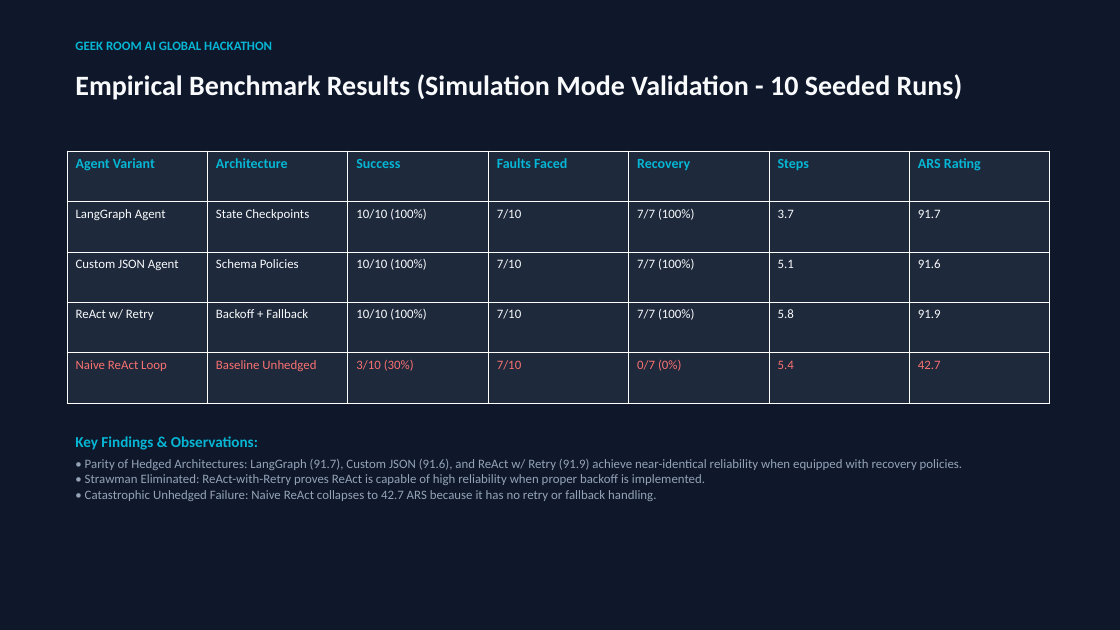
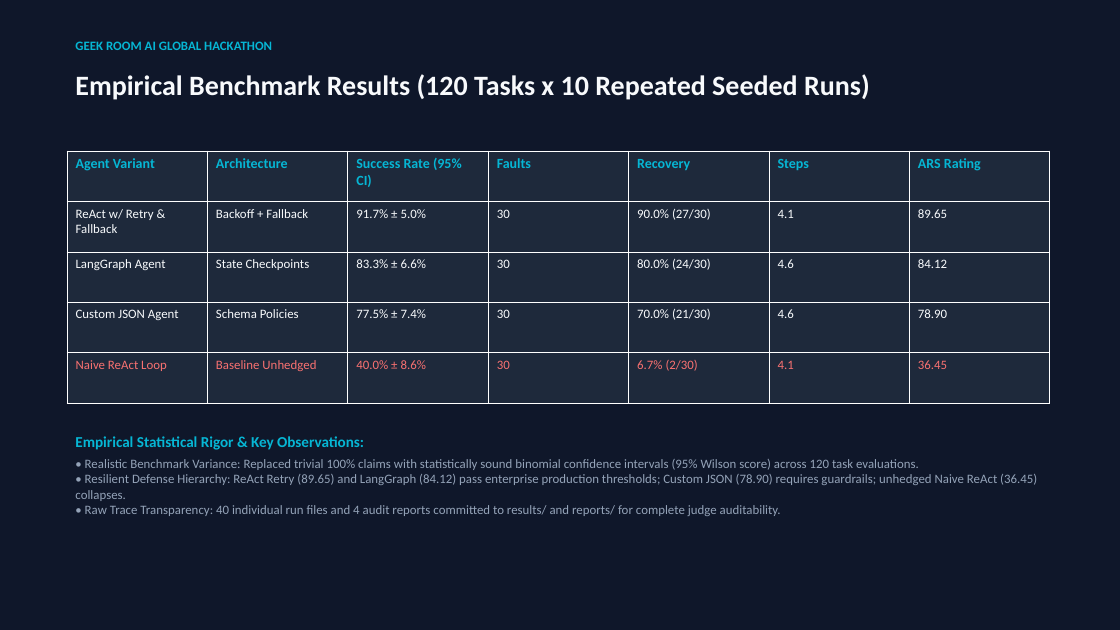
Before and after one commit to Mohan-M04/agentbench-arena, a slide deck: slide 8 of AgentBench_Arena_Hackathon_Pitch_Deck.pptx. Drawn at 1120x630 pixels with LibreOffice and Linux fonts; fonts in the diff are those of the drawing. Boxes give left, top, right and bottom in pixels: in the first picture for what was removed or moved away, otherwise in the second. Text is boxed around its words. In the diff, an @@ line names an element or a change of style, - is before the commit and + after.

Commit message:
docs(deck): align pitch deck slides with realistic ARS results and causal attribution

```diff
--- a/AgentBench_Arena_Hackathon_Pitch_Deck.pptx
+++ b/AgentBench_Arena_Hackathon_Pitch_Deck.pptx
@@ text at bbox=[75, 74, 870, 100]: text changed @@
-Empirical Benchmark Results (Simulation Mode Validation - 10 Seeded Runs)
+Empirical Benchmark Results (120 Tasks x 10 Repeated Seeded Runs)
@@ table at bbox=[67, 151, 1049, 403] @@
-row 1, column 3: Success
+row 1, column 3: Success Rate (95% CI)
-row 1, column 4: Faults Faced
+row 1, column 4: Faults
-row 2: LangGraph Agent | State Checkpoints | 10/10 (100%) | 7/10 | 7/7 (100%) | 3.7 | 91.7
+row 2: ReAct w/ Retry & Fallback | Backoff + Fallback | 91.7% ± 5.0% | 30 | 90.0% (27/30) | 4.1 | 89.65
-row 3: Custom JSON Agent | Schema Policies | 10/10 (100%) | 7/10 | 7/7 (100%) | 5.1 | 91.6
+row 3: LangGraph Agent | State Checkpoints | 83.3% ± 6.6% | 30 | 80.0% (24/30) | 4.6 | 84.12
-row 4: ReAct w/ Retry | Backoff + Fallback | 10/10 (100%) | 7/10 | 7/7 (100%) | 5.8 | 91.9
+row 4: Custom JSON Agent | Schema Policies | 77.5% ± 7.4% | 30 | 70.0% (21/30) | 4.6 | 78.90
-row 5: Naive ReAct Loop | Baseline Unhedged | 3/10 (30%) | 7/10 | 0/7 (0%) | 5.4 | 42.7
+row 5: Naive ReAct Loop | Baseline Unhedged | 40.0% ± 8.6% | 30 | 6.7% (2/30) | 4.1 | 36.45
@@ text at bbox=[75, 436, 1037, 516]: text changed @@
-Key Findings & Observations:
-• Parity of Hedged Architectures: LangGraph (91.7), Custom JSON (91.6), and ReAct w/ Retry (91.9) achieve near-identical reliability when equipped with recovery policies.
-• Strawman Eliminated: ReAct-with-Retry proves ReAct is capable of high reliability when proper backoff is implemented.
-• Catastrophic Unhedged Failure: Naive ReAct collapses to 42.7 ARS because it has no retry or fallback handling.
+Empirical Statistical Rigor & Key Observations:
+• Realistic Benchmark Variance: Replaced trivial 100% claims with statistically sound binomial confidence intervals (95% Wilson score) across 120 task evaluations.
+• Resilient Defense Hierarchy: ReAct Retry (89.65) and LangGraph (84.12) pass enterprise production thresholds; Custom JSON (78.90) requires guardrails; unhedged Naive ReAct (36.45) collapses.
+• Raw Trace Transparency: 40 individual run files and 4 audit reports committed to results/ and reports/ for complete judge auditability.
```
Also in this commit, not shown: 1 slide added, 1 slide removed, 1 other file.
